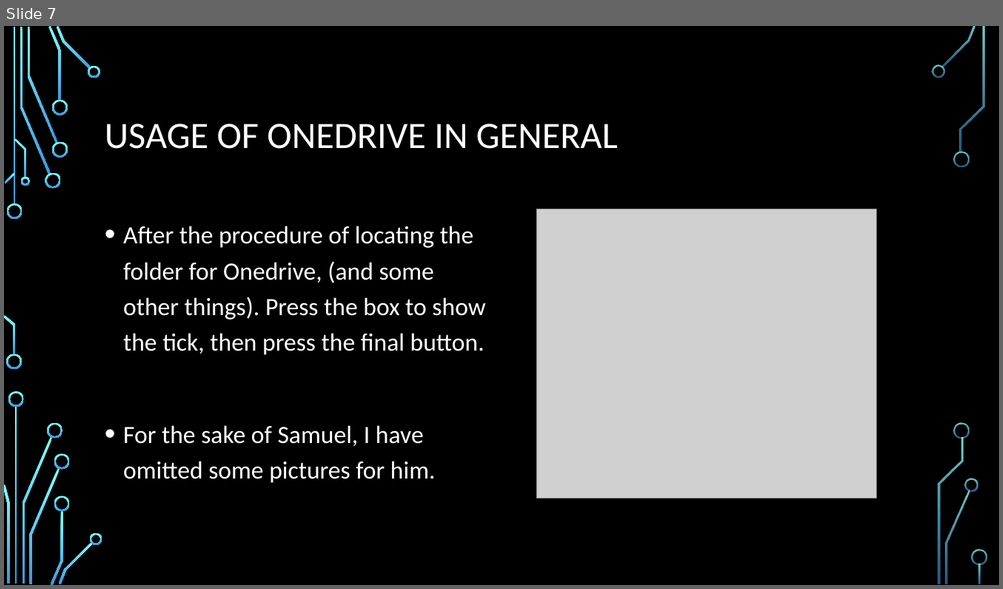
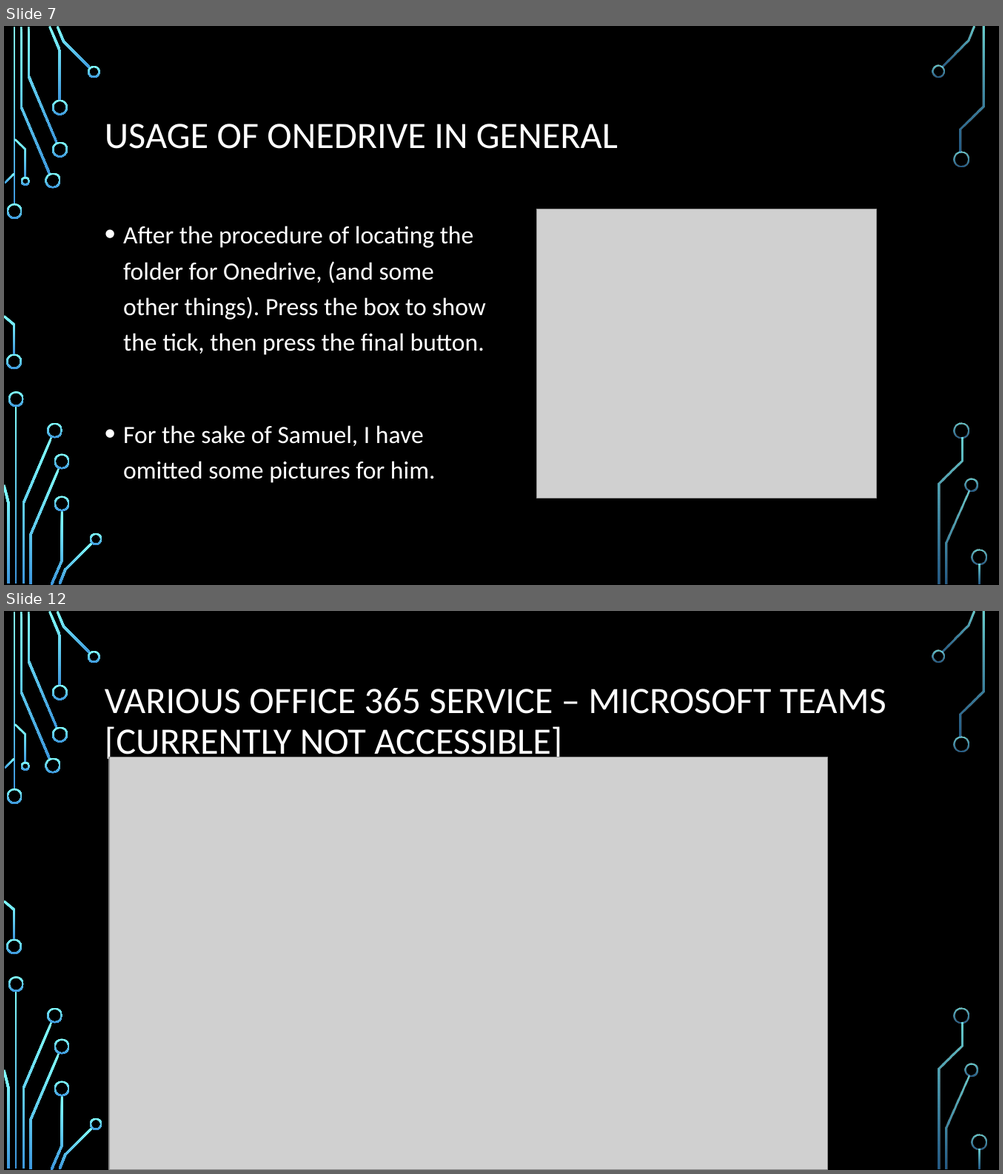
Before and after one commit to HIS-Computer-Club/MSOffice, a slide deck: MSOffice.pptx. Shown one above the other, each under a label of ours: slide 7 before the commit, slides 7 and 12 after it; the slides between them are not shown. The pictures are 1003x589 and 1003x1174 pixels, drawn with LibreOffice and Linux fonts; fonts in the diff are those of the drawing; grey boxes stand for pictures; background and template pictures are left out. Boxes give left, top, right and bottom in pixels: in the first picture for what was removed or moved away, otherwise in the second. Text is boxed around its words. In the diff, an @@ line names an element or a change of style, - is before the commit and + after.

Commit message:
Added new various apps about MSOffice.

```diff
--- a/MSOffice.pptx
+++ b/MSOffice.pptx
@@ slide 12 added at bbox=[4, 611, 999, 1170], background picture (left out); not listed: 36 template elements that a slide beside it also shows @@
@@ title added at bbox=[105, 688, 886, 762], 36 pt, text #FFFFFF @@
+VARIOUS OFFICE 365 SERVICE – MICROSOFT TEAMS [CURRENTLY NOT ACCESSIBLE]
@@ picture added at bbox=[109, 758, 828, 1170] @@
```
Also in this commit, not shown: 1 slide changed, 8 other slides added.
